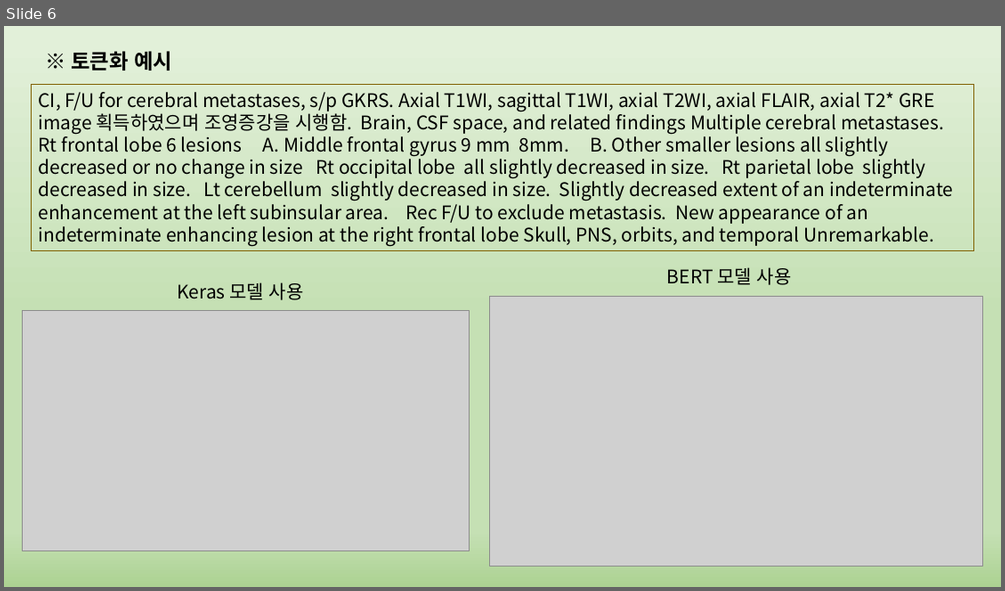
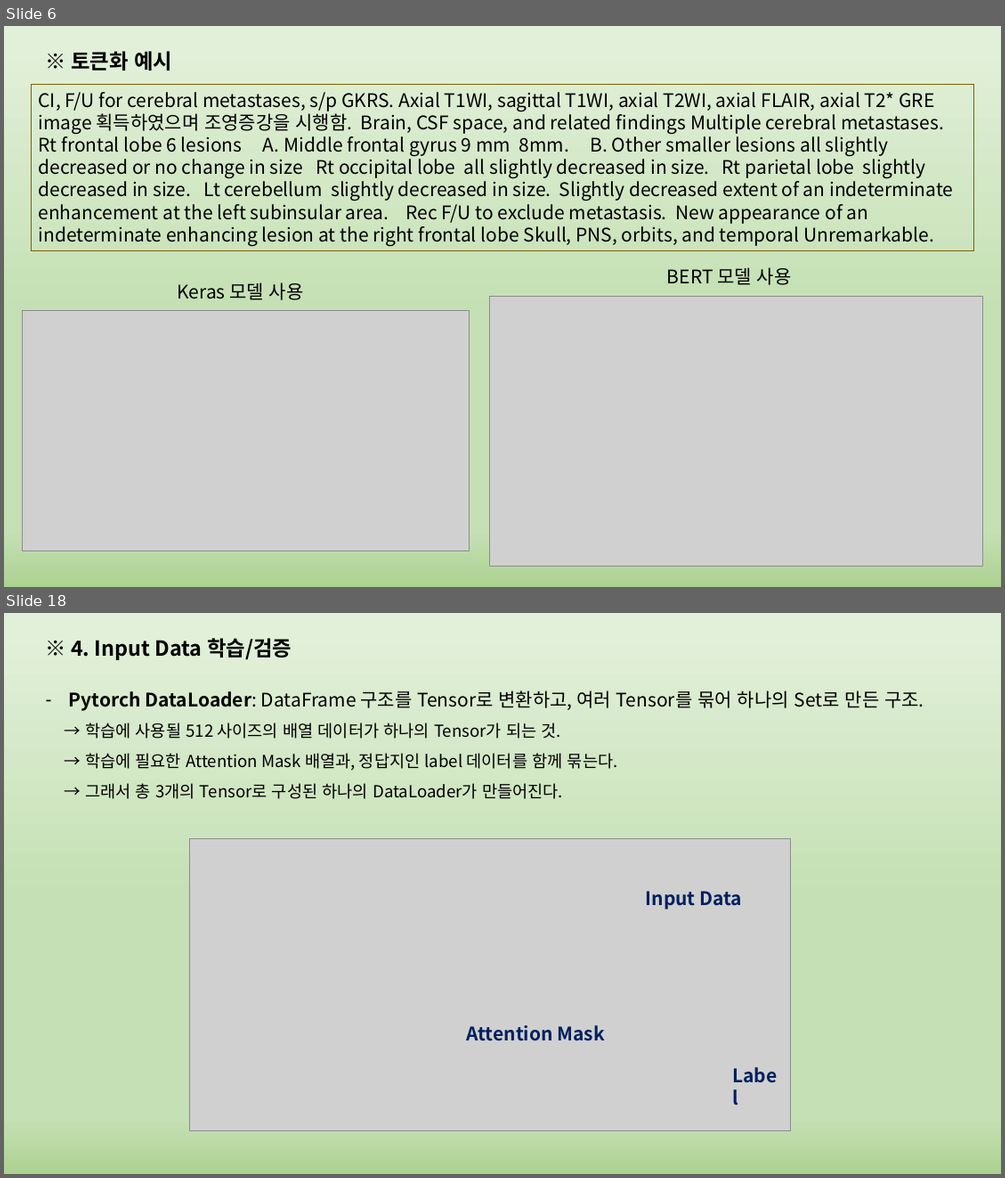
Before and after one commit to phantom0119/K-ium, a slide deck: 정리.pptx. Shown one above the other, each under a label of ours: slide 6 before the commit, slides 6 and 18 after it; the slides between them are not shown. The pictures are 1005x591 and 1005x1178 pixels, drawn with LibreOffice and Linux fonts; fonts in the diff are those of the drawing; grey boxes stand for pictures. Boxes give left, top, right and bottom in pixels: in the first picture for what was removed or moved away, otherwise in the second. Text is boxed around its words. In the diff, an @@ line names an element or a change of style, - is before the commit and + after.

Commit message:
2차 종료 후 업데이트 (ppt 정리)

```diff
--- a/정리.pptx
+++ b/정리.pptx
@@ slide 18 added at bbox=[4, 613, 1001, 1174], background gradient #E2F0D9 to #C5E0B4 to #ACD292 @@
@@ text added at bbox=[71, 638, 291, 660], 20 pt, text #000000, bold @@
+※ 4. Input Data 학습/검증
@@ text added at bbox=[69, 690, 923, 799], 16 pt, text #000000 @@
+– Pytorch DataLoader: DataFrame 구조를 Tensor로 변환하고, 여러 Tensor를 묶어 하나의 Set로 만든 구조.
+→ 학습에 사용될 512 사이즈의 배열 데이터가 하나의 Tensor가 되는 것.
+→ 학습에 필요한 Attention Mask 배열과, 정답지인 label 데이터를 함께 묶는다.
+→ 그래서 총 3개의 Tensor로 구성된 하나의 DataLoader가 만들어진다.
@@ picture added at bbox=[189, 839, 791, 1130] @@
@@ text added at bbox=[646, 891, 743, 909], 18 pt, text #002060, bold @@
+Input Data
@@ text added at bbox=[467, 1025, 605, 1041], 18 pt, text #002060, bold @@
+Attention Mask
@@ text added at bbox=[725, 1060, 788, 1090], 18 pt, text #002060, bold @@
+Label
```
Also in this commit, not shown: 12 other slides added, 7 other files.
